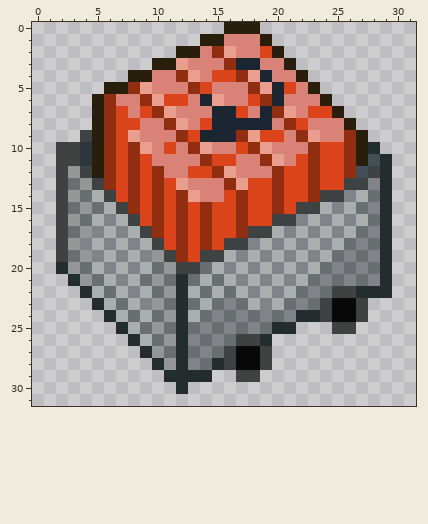
Two states of a pixel-art sprite, textures/items/minecart_tnt.png. Above: the version before the commit.
The file is 32x32 pixels. Colours within 5 levels of each other are drawn and written as one.
After the commit:
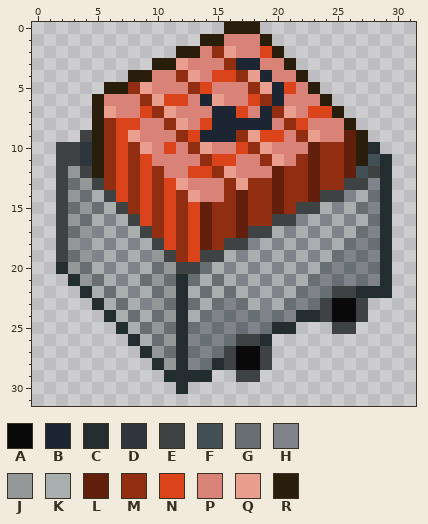
Palette (. is transparent): A #09090a  B #1b2632  C #232c2f  D #2e363d  E #3f4243  F #424f55  G #676f73  H #808389  J #949798  K #a9aeaf  L #611f0c  M #912d11  N #db441a  P #d98378  Q #e99e8e  R #281e0b
From old to new:
y 6: x 6 M -> P
y 7: x 6..7 MN -> QP
y 9: x 26 M -> L
y 10: x 23..26 MNNM -> LMML
y 11: x 22..26 NMNNM -> MLMML
y 12: x 20..26 MNNMNNM -> LMMLMML
y 13: x 18..25 NNMNNMNN -> MMLMMLMM
y 14: x 16..23 NMNNMNNM -> MLMMLMML
y 15: x 14..21 MNNMNNMN -> LMMLMMLM
y 16: x 14..19 MNNMNN -> LMMLMM
y 17: x 14..17 MNNM -> LMML
y 18: x 14..15 MN -> LM
Changed places in both pictures, as pixel boxes (x1, y1, x2, y2):
changed: (104, 94, 128, 118)
changed: (200, 130, 356, 250)
